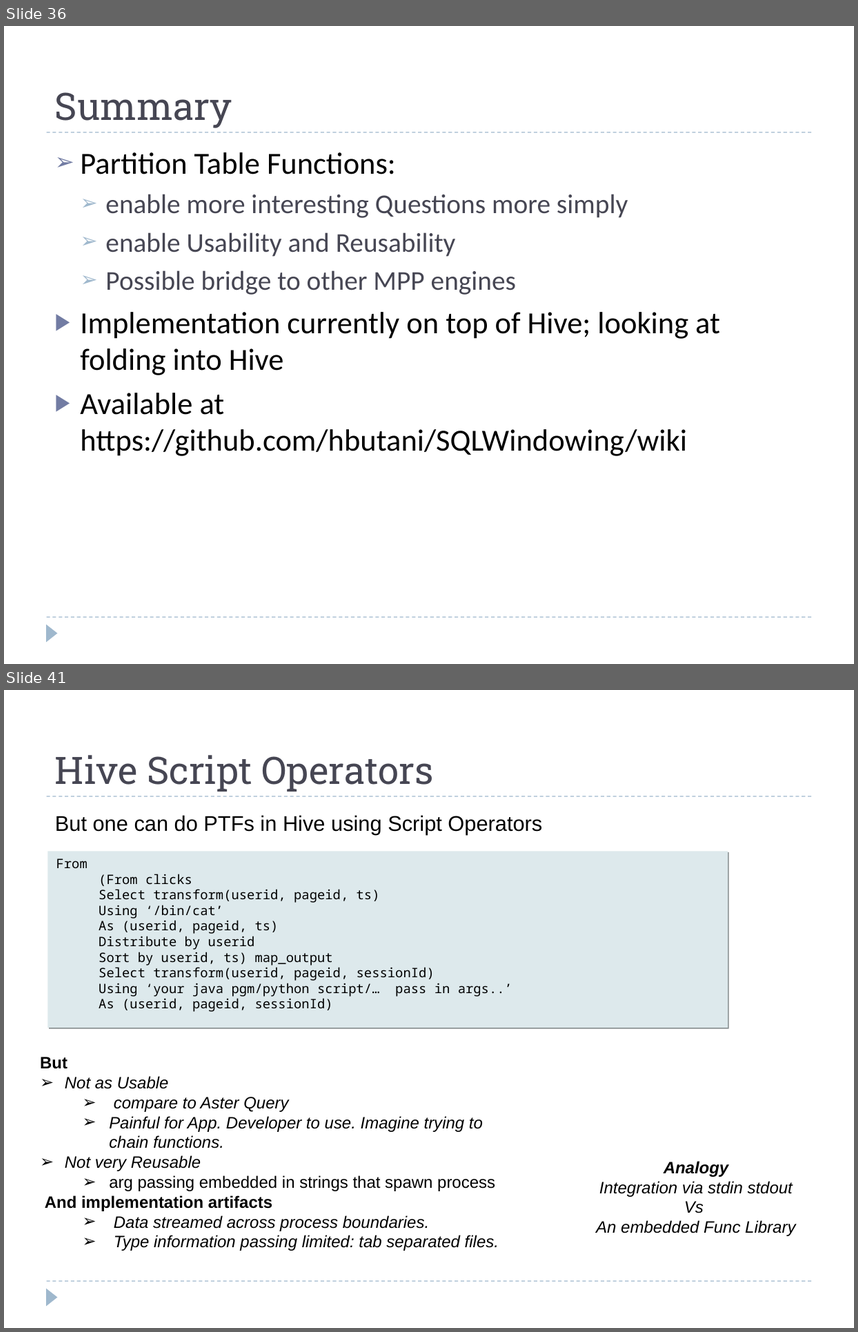
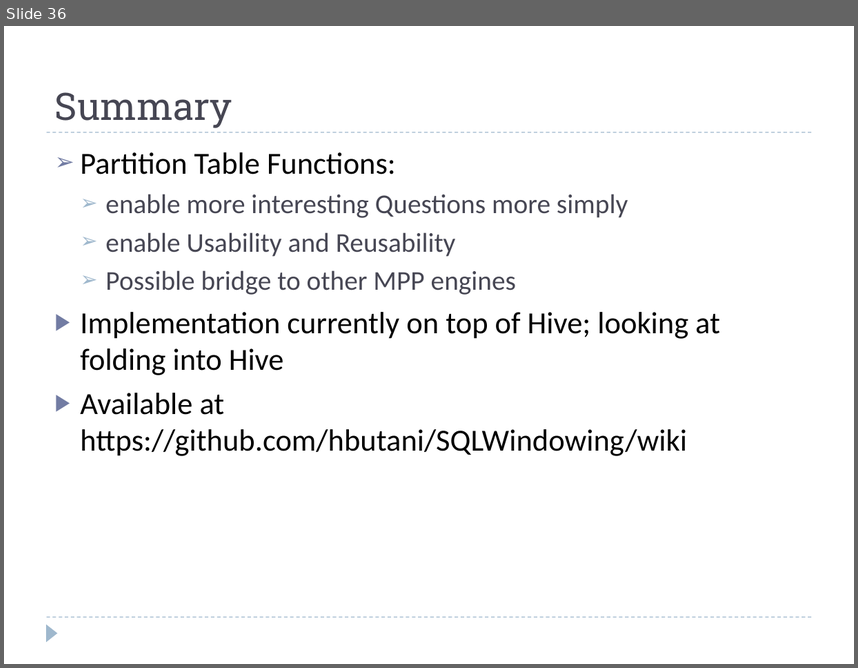
Before and after one commit to hbutani/SQLWindowing, a slide deck: docs/SQW.ppt. Shown one above the other, each under a label of ours: slides 36 and 41 before the commit, slide 36 after it; the slides between them are not shown. The pictures are 858x1332 and 858x668 pixels, drawn with LibreOffice and Linux fonts; fonts in the diff are those of the drawing. Boxes give left, top, right and bottom in pixels: in the first picture for what was removed or moved away, otherwise in the second. Text is boxed around its words. In the diff, an @@ line names an element or a change of style, - is before the commit and + after.

```diff
--- a/docs/SQW.ppt
+++ b/docs/SQW.ppt
@@ slide 41 removed at box(4, 690, 854, 1328), background #FFFFFF; not listed: 3 template elements that a slide beside it also shows @@
@@ title removed at box(55, 755, 433, 791) @@
-Hive Script Operators
@@ text removed at box(55, 815, 542, 835) @@
-But one can do PTFs in Hive using Script Operators
@@ rectangle removed at box(48, 851, 728, 1027) @@
-From
-  (From clicks
-  Select transform(userid, pageid, ts)
-  Using ‘/bin/cat’
-  As (userid, pageid, ts)
-  Distribute by userid
-  Sort by userid, ts) map_output
-Select transform(userid, pageid, sessionId)
-Using ‘your java pgm/python script/… pass in args..’
-As (userid, pageid, sessionId)
@@ text removed at box(40, 1056, 499, 1250) @@
-But
-➢ Not as Usable
-  ➢ compare to Aster Query
-  ➢ Painful for App. Developer to use. Imagine trying to chain functions.
-➢ Not very Reusable
-  ➢ arg passing embedded in strings that spawn process
-And implementation artifacts
-  ➢ Data streamed across process boundaries.
-  ➢ Type information passing limited: tab separated files.
@@ text removed at box(596, 1161, 795, 1236) @@
-Analogy
-Integration via stdin stdout
-Vs
-An embedded Func Library
```
Also in this commit, not shown: 6 slides changed, 12 other slides removed.
